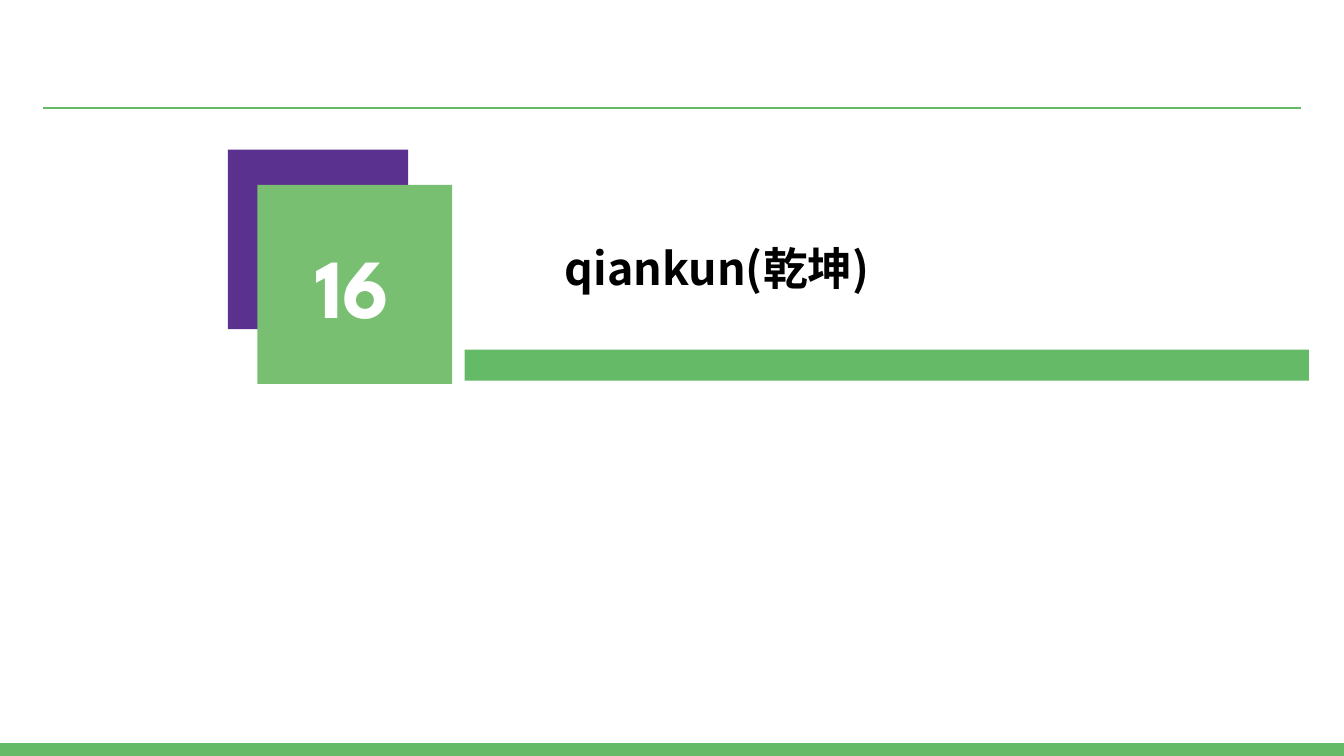
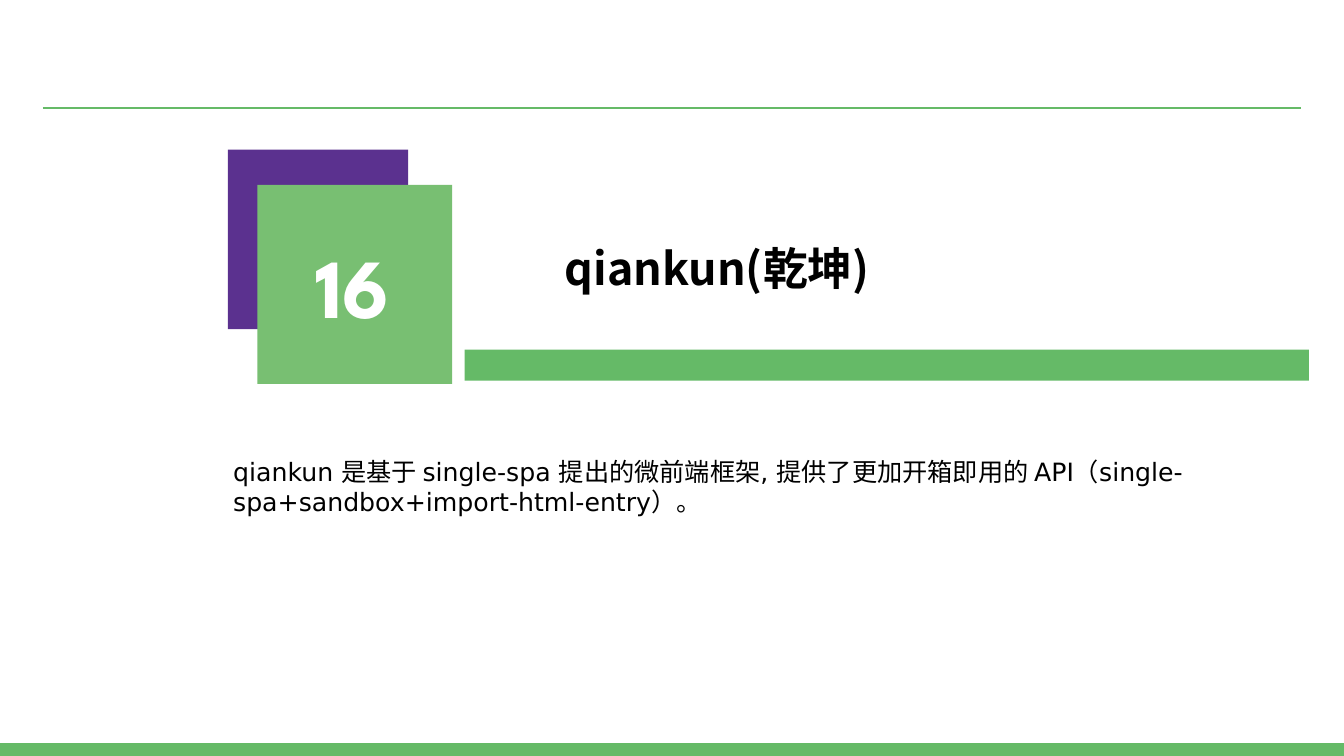
Before and after one commit to BoswellJi/BoswellJi, a slide deck: slide 20 of blog-source-code/doc/ppt/季明壮.pptx (slide 19 before the commit). Drawn at 1344x756 pixels with LibreOffice and Linux fonts; fonts in the diff are those of the drawing; background and template pictures are left out. Boxes give left, top, right and bottom in pixels: in the first picture for what was removed or moved away, otherwise in the second. Text is boxed around its words. In the diff, an @@ line names an element or a change of style, - is before the commit and + after.

Commit message:
feat: 微前端ppt

```diff
--- a/blog-source-code/doc/ppt/季明壮.pptx
+++ b/blog-source-code/doc/ppt/季明壮.pptx
@@ text added at (x1=233, y1=459, x2=1183, y2=517), 18 pt, text #000000 @@
+qiankun 是基于 single-spa 提出的微前端框架, 提供了更加开箱即用的 API（single-spa+sandbox+import-html-entry）。
```
Also in this commit, not shown: 3 other slides changed, 2 slides added, 1 other file.
